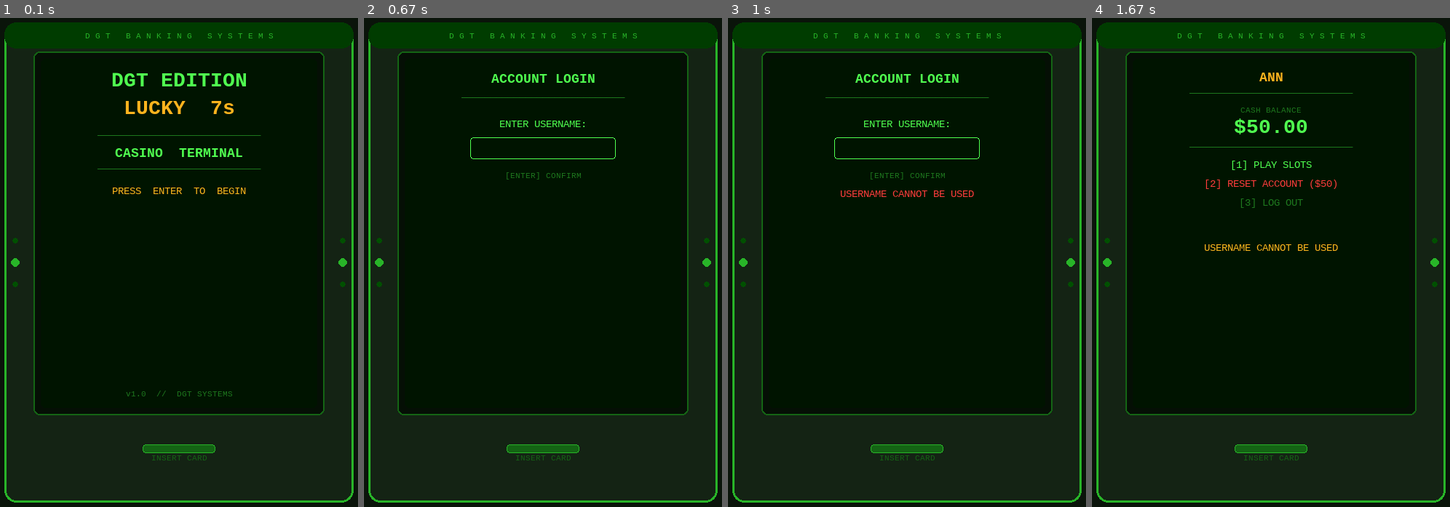
Above: before the commit, frames 1-4 (left to right).
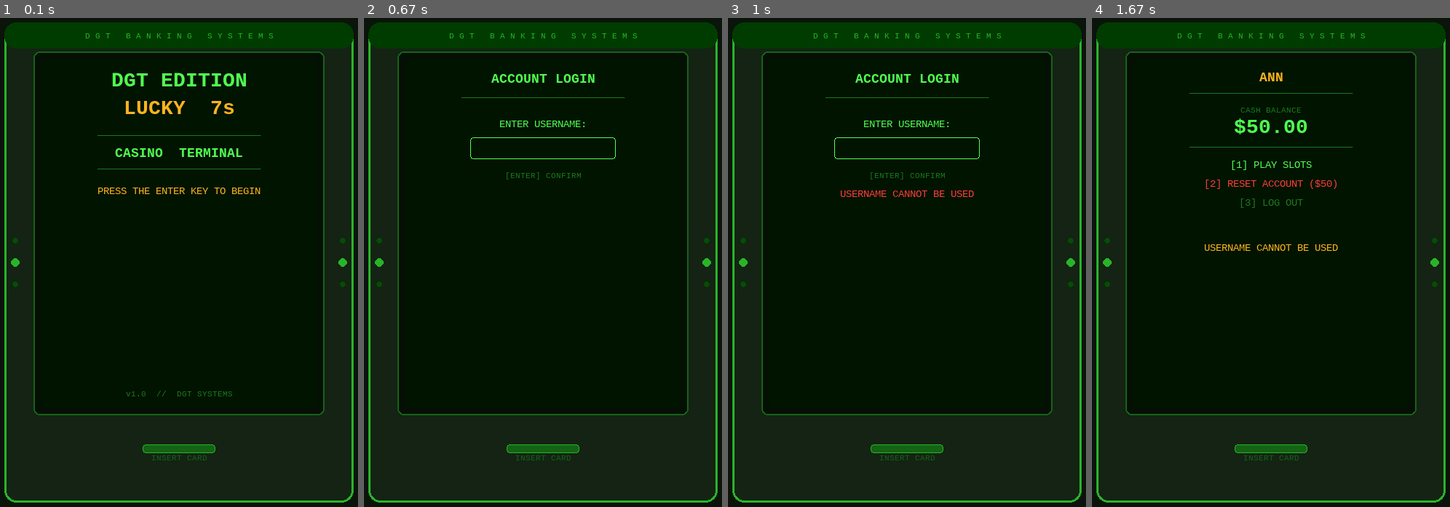
Above: after the commit, the same moments.

Repository: jonorose55-crypto/pygame-internal
Game: pygame game, started from Lucky7sDGT.py
The game is run twice, just before and just after one commit, with the same random seed, the same clock (stepped at 60 frames per second) and the same inputs.
Inputs (mouse positions are in pixels of both pictures, inside the frame that each line leads up to):
- Up to frame 1 (0.1 s): no input
- Up to frame 2 (0.67 s): tap Enter at 0.33 s
- Up to frame 3 (1 s): tap Enter at 0.67 s
- Up to frame 4 (1.67 s): type "ann" at 1 s; tap Enter at 1.33, 1.62 s; move the mouse to (1278, 91) at 1.58 s

The runs differ from the first frame. In frame 1, 0.3% of the frame differs, in the area x 27-73%, y 34-37%; in frame 2, nothing differs; in frame 3, nothing differs; in frame 4, nothing differs.

Commit message:
Changed the directions to be more obvious. Based off feedback.

Diff:
--- a/Lucky7sDGT.py
+++ b/Lucky7sDGT.py
@@ -483,7 +483,7 @@
             tc(screen, "─"*28,               F_ATM_SM,   SCREEN_DIM, cx, y+88)
             tc(screen, "CASINO  TERMINAL",   F_ATM_MED,  SCREEN_FG,  cx, y+112)
             tc(screen, "─"*28,               F_ATM_SM,   SCREEN_DIM, cx, y+134)
-            blink = "PRESS  ENTER  TO  BEGIN" if self.cur_t < 0.5 else ""
+            blink = "PRESS THE ENTER KEY TO BEGIN" if self.cur_t < 0.5 else ""
             tc(screen, blink, F_ATM_SM, AMBER, cx, y+164)
             if self.last_co:
                 u, a = self.last_co
--- a/dgt_accounts.json
+++ b/dgt_accounts.json
@@ -1,5 +1,8 @@
 {
   "BASE ACCOUNT": {
     "cash": 0.0
+  },
+  "SHAUNY": {
+    "cash": 245.0
   }
 }
